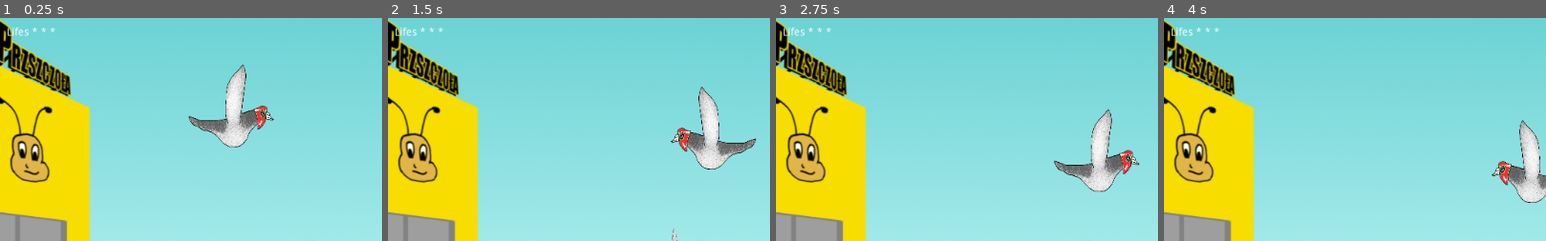
Above: before the commit, frames 1-4 (left to right).
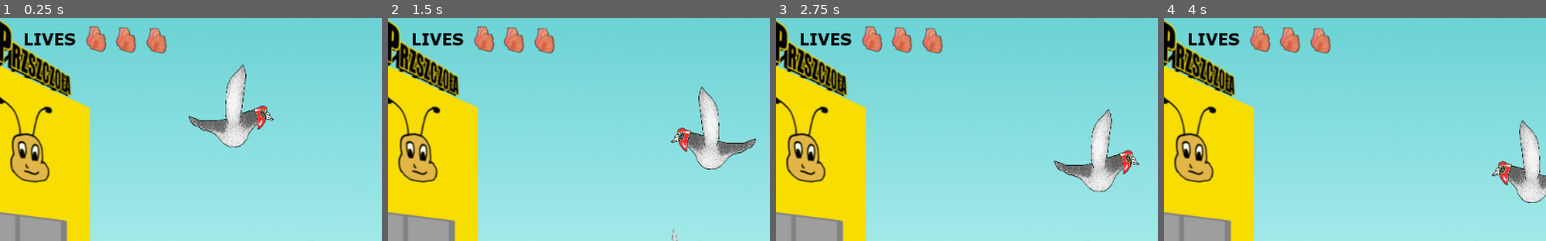
Above: after the commit, the same moments.

Repository: Ama94/PigeonSimulator
Game: Godot game, scene res://main.tscn
Same seed, same stepped clock (60 frames per second), same inputs: the game is played once before the commit and once after it. The engine's default icon, where the game draws it, is replaced by a stand-in: a white triangle on a blue panel in a dark square.
Inputs:
- Up to frame 1 (0.25 s): no input
- Up to frame 2 (1.5 s): hold Right (ui_right) 0.53-1.28 s; tap Space (ui_select) at 0.77 s; hold Left (ui_left) from 1.28 s (still down)
- Up to frame 3 (2.75 s): tap Space (ui_select) at 1.52 s; release Left (ui_left) at 2.03 s; hold Right (ui_right) from 2.03 s (still down)
- Up to frame 4 (4 s): release Right (ui_right) at 2.78 s; hold Up (ui_up) 2.78-3.53 s; tap Space (ui_select) at 3.02, 3.77 s; hold Left (ui_left) from 3.53 s (still down)
The pictures show only the part of the screen within x 2-52%, y 0-50%; the shares and areas given below are measured in that part.

The runs differ from the first frame. In frame 1, 2.0% of the frame differs, in the area x 2-44%, y 3-17%; in frame 2, 2.0%; in frame 3, 2.0%; in frame 4, 2.0%.

Commit message:
add lives

Diff:
--- a/main.tscn
+++ b/main.tscn
@@ -1,10 +1,12 @@
-[gd_scene load_steps=8 format=2]
+[gd_scene load_steps=10 format=2]
 
 [ext_resource path="res://pigeon.png" type="Texture" id=1]
 [ext_resource path="res://Player.gd" type="Script" id=2]
 [ext_resource path="res://Enemy.gd" type="Script" id=3]
 [ext_resource path="res://ludzik.png" type="Texture" id=4]
 [ext_resource path="res://assets/map1.png" type="Texture" id=5]
+[ext_resource path="res://assets/heart.png" type="Texture" id=6]
+[ext_resource path="res://assets/lives.png" type="Texture" id=7]
 
 [sub_resource type="StyleBoxFlat" id=1]
 bg_color = Color( 0.180392, 0.470588, 0.729412, 1 )
@@ -57,14 +59,27 @@
 margin_bottom = 83.0
 text = "Points: 0"
 
-[node name="lives" type="Label" parent="."]
-margin_left = 26.5488
-margin_top = 14.346
-margin_right = 197.549
-margin_bottom = 36.346
-text = "Lifes * * *"
-
 [node name="map1" type="Sprite" parent="."]
 position = Vector2( 575.608, 264.879 )
 z_index = -1
 texture = ExtResource( 5 )
+
+[node name="life" type="Sprite" parent="."]
+position = Vector2( 149.585, 29.9169 )
+scale = Vector2( 0.844875, 0.756233 )
+texture = ExtResource( 6 )
+
+[node name="life2" type="Sprite" parent="."]
+position = Vector2( 189.474, 31.0249 )
+scale = Vector2( 0.844875, 0.756233 )
+texture = ExtResource( 6 )
+
+[node name="lifes3" type="Sprite" parent="."]
+position = Vector2( 230.471, 32.133 )
+scale = Vector2( 0.844875, 0.756233 )
+texture = ExtResource( 6 )
+
+[node name="lives" type="Sprite" parent="."]
+position = Vector2( 85.3186, 28.8089 )
+scale = Vector2( 0.756233, 0.778393 )
+texture = ExtResource( 7 )
Not shown, added: assets/heart.png.import
Not shown, added: assets/lives.png.import
